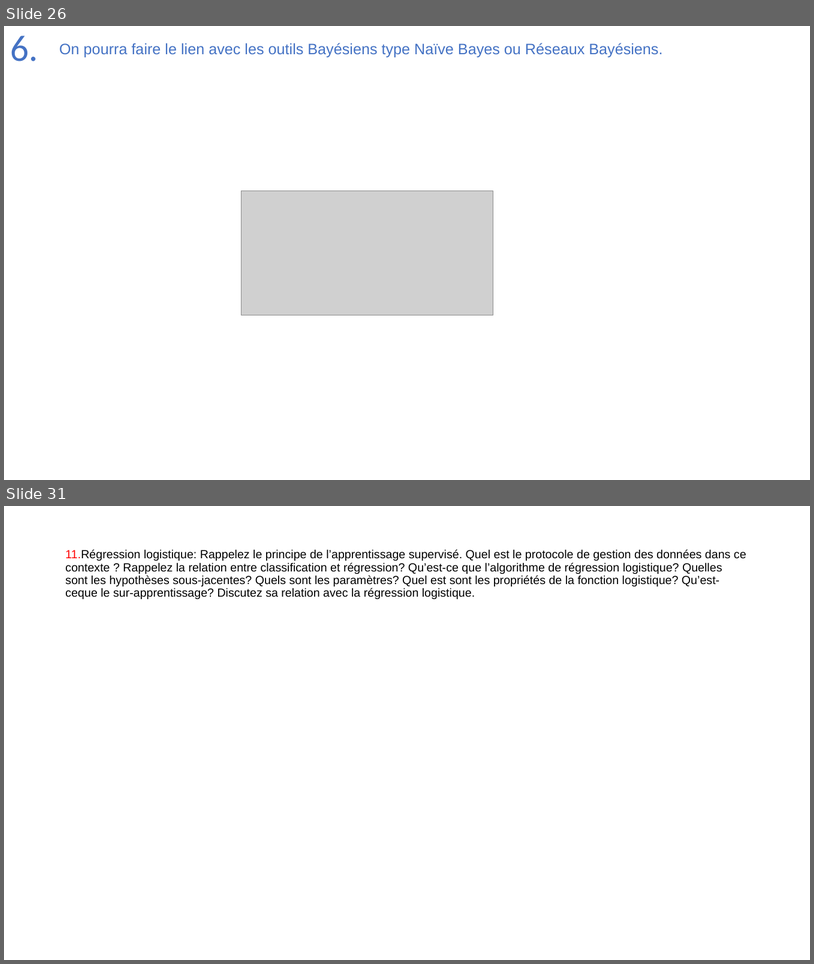
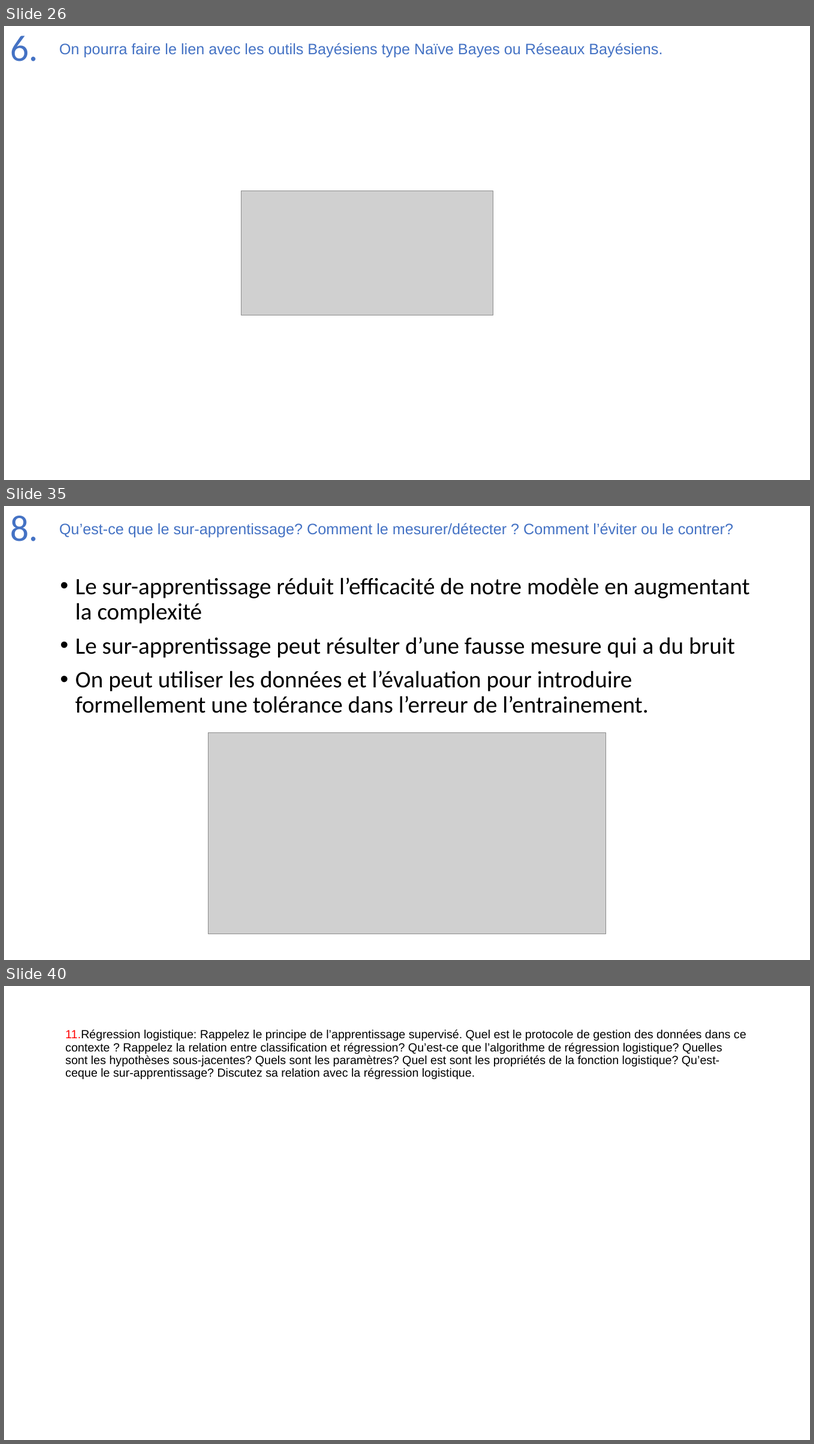
Before and after one commit to Joao-Quinta/Uni3eme, a slide deck: intelligenceArtificielle/Intelligence_artificielle_exam.pptx. Shown one above the other, each under a label of ours: slides 26 and 31 before the commit, slides 26, 35 and 40 after it; the slides between them are not shown. The pictures are 814x964 and 814x1444 pixels, drawn with LibreOffice and Linux fonts; fonts in the diff are those of the drawing; grey boxes stand for pictures. Boxes give left, top, right and bottom in pixels: in the first picture for what was removed or moved away, otherwise in the second. Text is boxed around its words. In the diff, an @@ line names an element or a change of style, - is before the commit and + after.

```diff
--- a/intelligenceArtificielle/Intelligence_artificielle_exam.pptx
+++ b/intelligenceArtificielle/Intelligence_artificielle_exam.pptx
@@ slide 35 added at [4,506,810,960], background #FFFFFF @@
@@ title added at [10,516,38,541], 44 pt, text #4472C4 @@
+8.
@@ text added at [59,523,734,538], 18 pt, text #4472C4 @@
+Qu’est-ce que le sur-apprentissage? Comment le mesurer/détecter ? Comment l’éviter ou le contrer?
@@ text added at [75,577,750,713], 28 pt, text #000000 @@
+• Le sur-apprentissage réduit l’efficacité de notre modèle en augmentant la complexité
+• Le sur-apprentissage peut résulter d’une fausse mesure qui a du bruit
+• On peut utiliser les données et l’évaluation pour introduire formellement une tolérance dans l’erreur de l’entrainement.
@@ picture added at [208,733,606,934] @@
@@ what was slide 31 is now slide 40 @@
```
Also in this commit, not shown: 5 slides changed, 8 other slides added.
